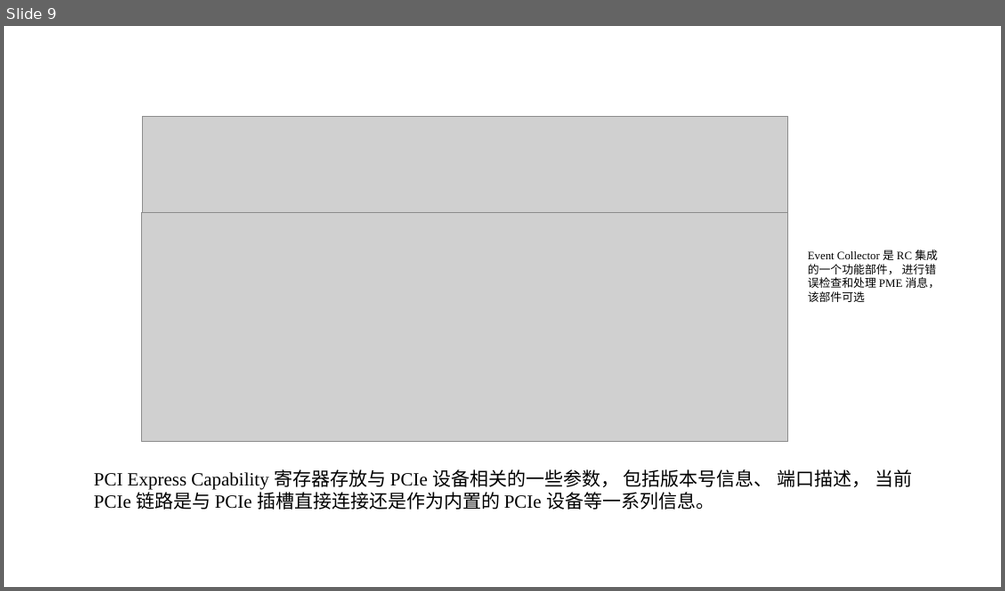
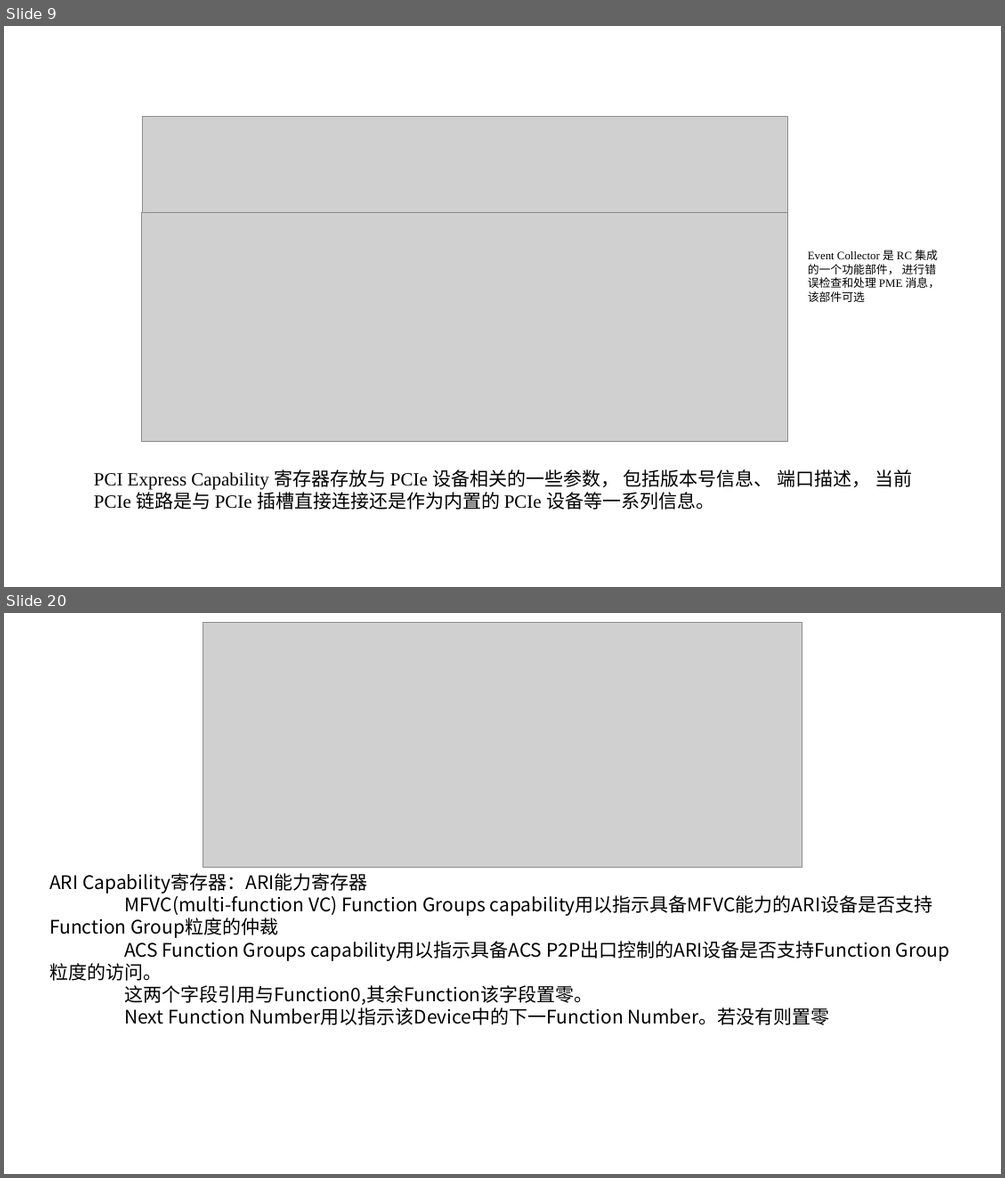
Before and after one commit to HallelujahJ/workspace, a slide deck: reference_doc/pcie/notebook/PCIE协议-Capability结构.pptx. Shown one above the other, each under a label of ours: slide 9 before the commit, slides 9 and 20 after it; the slides between them are not shown. The pictures are 1005x591 and 1005x1178 pixels, drawn with LibreOffice and Linux fonts; fonts in the diff are those of the drawing; grey boxes stand for pictures. Boxes give left, top, right and bottom in pixels: in the first picture for what was removed or moved away, otherwise in the second. Text is boxed around its words. In the diff, an @@ line names an element or a change of style, - is before the commit and + after.

```diff
--- a/reference_doc/pcie/notebook/PCIE协议-Capability结构.pptx
+++ b/reference_doc/pcie/notebook/PCIE协议-Capability结构.pptx
@@ slide 20 added at box(4, 613, 1001, 1174), background #FFFFFF @@
@@ picture added at box(202, 622, 802, 868) @@
@@ text added at box(49, 873, 891, 1025), 18 pt, text #000000 @@
+ARI Capability寄存器：ARI能力寄存器
+MFVC(multi-function VC) Function Groups capability用以指示具备MFVC能力的ARI设备是否支持Function Group粒度的仲裁
+ACS Function Groups capability用以指示具备ACS P2P出口控制的ARI设备是否支持Function Group粒度的访问。
+这两个字段引用与Function0,其余Function该字段置零。
+Next Function Number用以指示该Device中的下一Function Number。若没有则置零
```
Also in this commit, not shown: 2 slides changed, 10 other slides added, 1 slide removed, 7 other files.
